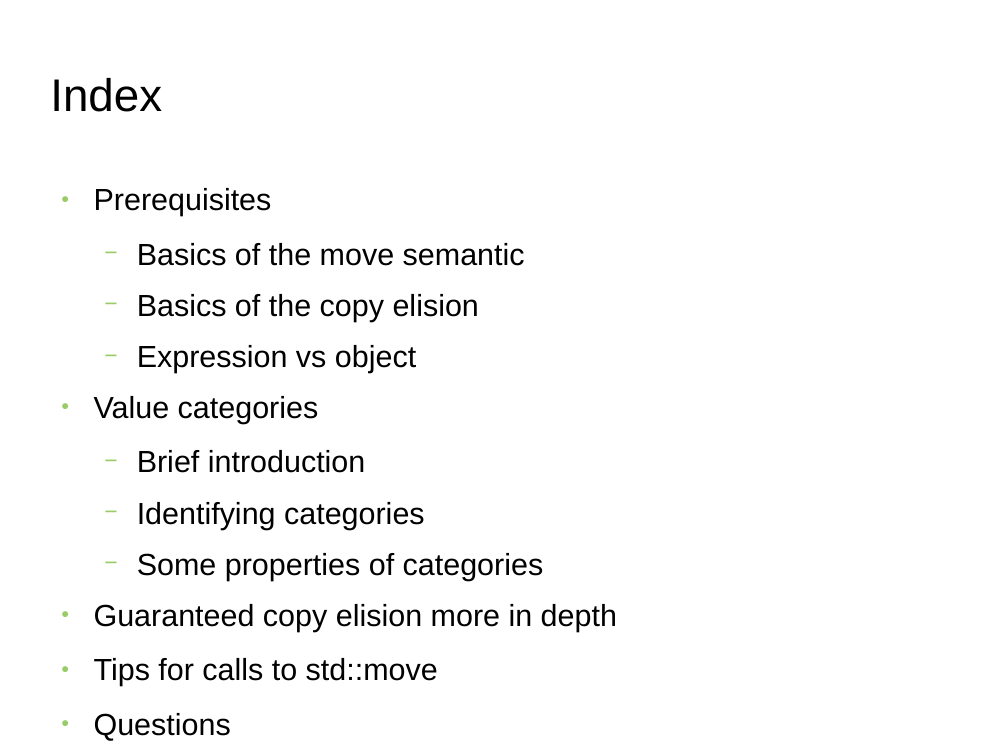
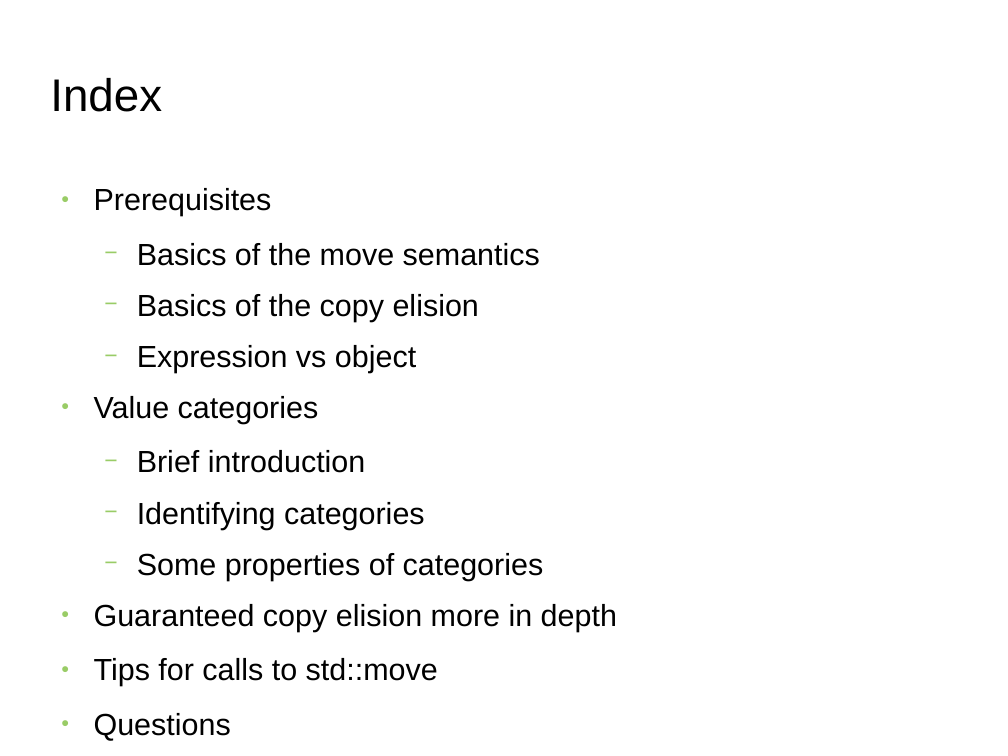
Before and after one commit to FranckRJ/CPP-trainings, a slide deck: slide 2 of traning-move.odp. Drawn at 1008x756 pixels with LibreOffice and Linux fonts; fonts in the diff are those of the drawing; background and template pictures are left out. Boxes give left, top, right and bottom in pixels: in the first picture for what was removed or moved away, otherwise in the second. Text is boxed around its words. In the diff, an @@ line names an element or a change of style, - is before the commit and + after.

```diff
--- a/traning-move.odp
+++ b/traning-move.odp
@@ text at bbox=[137, 243, 540, 266]: text changed @@
-  − Basics of the move semantic
+  − Basics of the move semantics
```
Also in this commit, not shown: 8 other slides changed, 1 other file.
